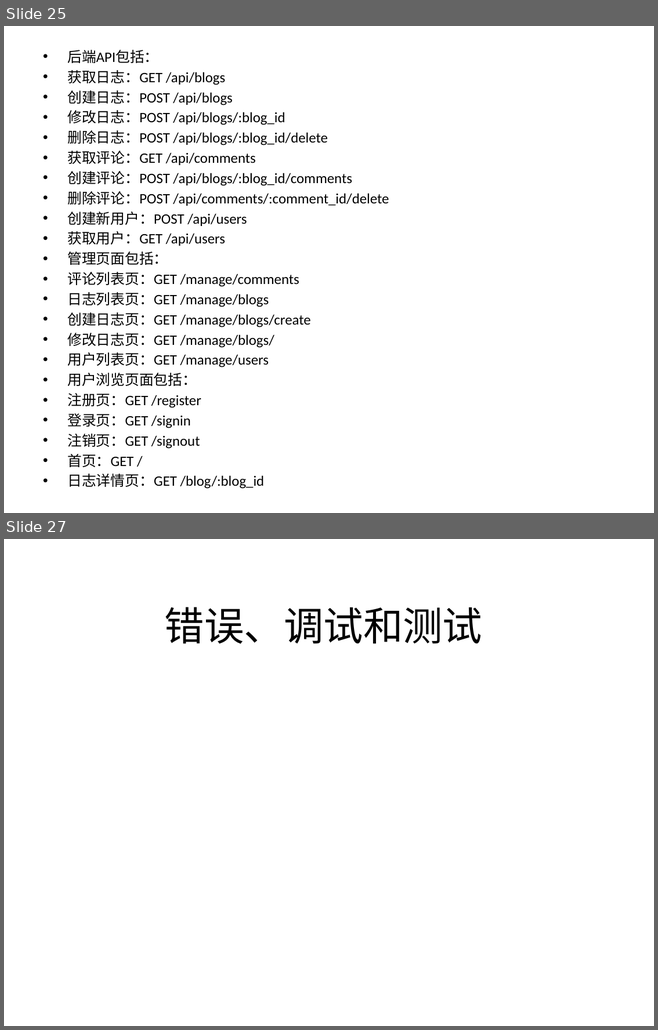
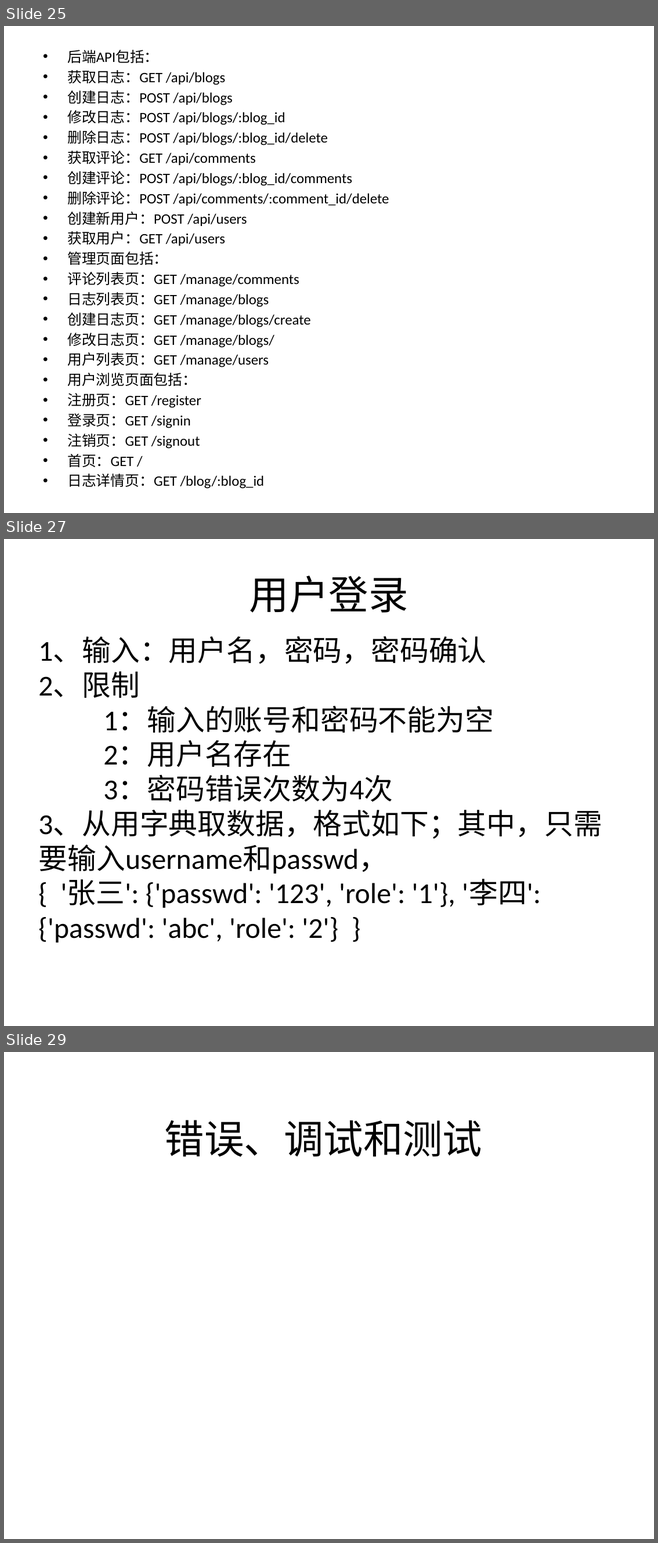
Before and after one commit to zhinan18/Python3, a slide deck: readme/python3_Advanced.pptx. Shown one above the other, each under a label of ours: slides 25 and 27 before the commit, slides 25, 27 and 29 after it; the slides between them are not shown. The pictures are 658x1030 and 658x1543 pixels, drawn with LibreOffice and Linux fonts; fonts in the diff are those of the drawing. Boxes give left, top, right and bottom in pixels: in the first picture for what was removed or moved away, otherwise in the second. Text is boxed around its words. In the diff, an @@ line names an element or a change of style, - is before the commit and + after.

Commit message:
提交需要补充的评论

```diff
--- a/readme/python3_Advanced.pptx
+++ b/readme/python3_Advanced.pptx
@@ slide 27 added at box(4, 539, 654, 1026), background #FFFFFF @@
@@ title added at box(249, 576, 408, 613), 44 pt, text #000000 @@
+用户登录
@@ text added at box(38, 637, 601, 943), 32 pt, text #000000 @@
+1、输入：用户名，密码，密码确认
+2、限制
+1：输入的账号和密码不能为空
+2：用户名存在
+3：密码错误次数为4次
+3、从用字典取数据，格式如下；其中，只需要输入username和passwd，
+{ '张三': {'passwd': '123', 'role': '1'}, '李四': {'passwd': 'abc', 'role': '2'} }
@@ what was slide 27 is now slide 29 @@
```
Also in this commit, not shown: 1 slide changed, 1 other slide added, 10 other files.
